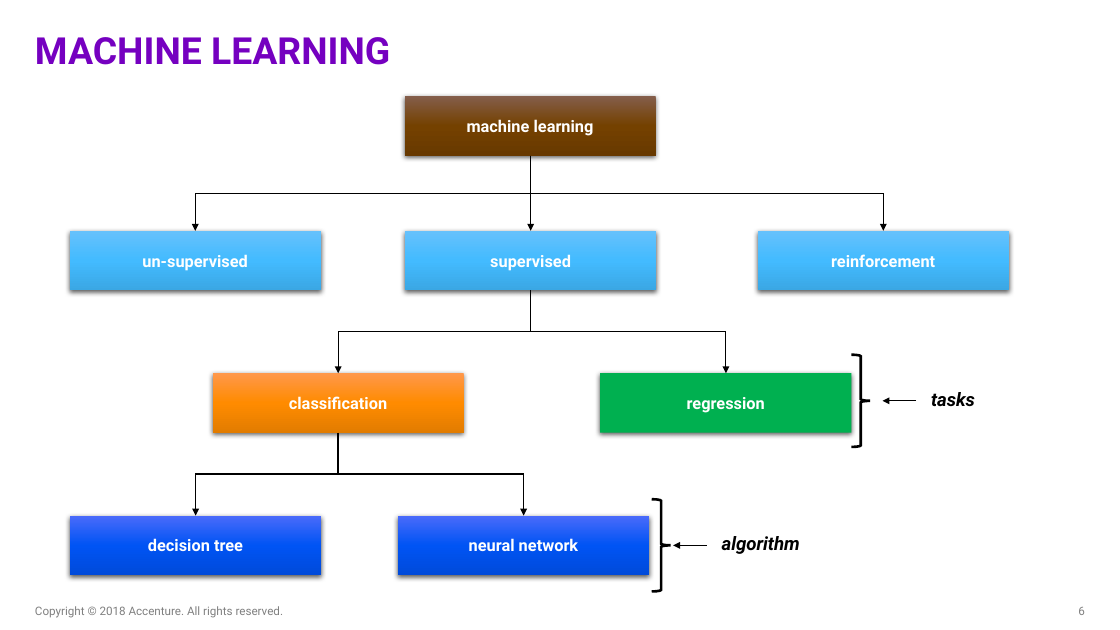
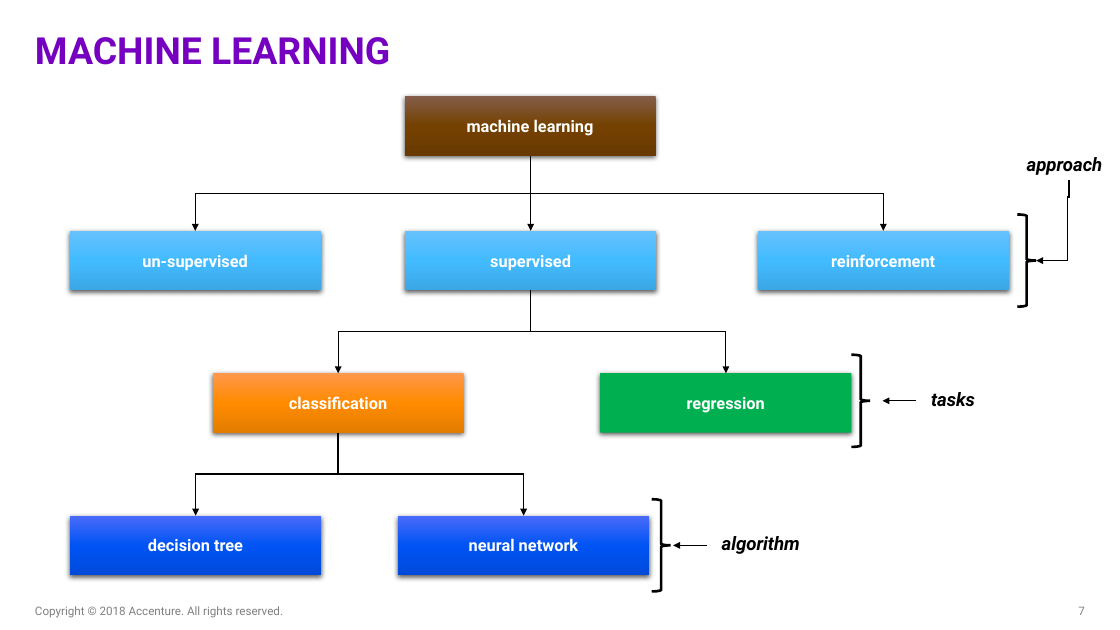
Before and after one commit to ameet123/na_la_nn, a slide deck: slide 7 of FY19 NA-LA.pptx (slide 6 before the commit). Drawn at 1120x630 pixels with LibreOffice and Linux fonts; fonts in the diff are those of the drawing. Boxes give left, top, right and bottom in pixels: in the first picture for what was removed or moved away, otherwise in the second. Text is boxed around its words. In the diff, an @@ line names an element or a change of style, - is before the commit and + after.

```diff
--- a/FY19 NA-LA.pptx
+++ b/FY19 NA-LA.pptx
@@ text added at (1027,157,1103,175), 16 pt, text #000000, bold, italic @@
+approach
@@ elbow arrow added from (1070, 180) to (1036, 260), #000000 1 pt @@
@@ right brace added at (1017,214,1036,307), outline #000000 2.25 pt @@
@@ page number at (1078,607,1085,615): text changed @@
-6
+7
```
Also in this commit, not shown: 6 other slides changed, 2 slides added.
